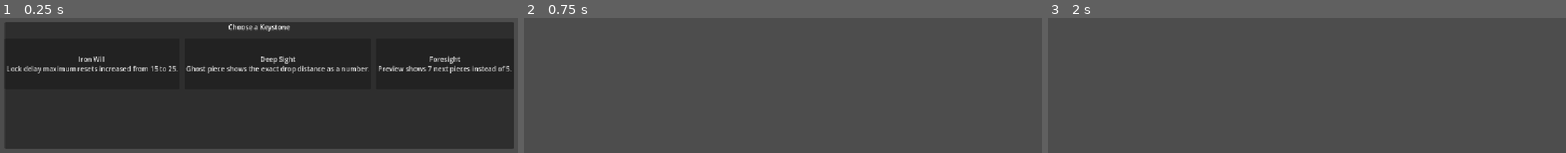
Above: before the commit, frames 1-3 (left to right).
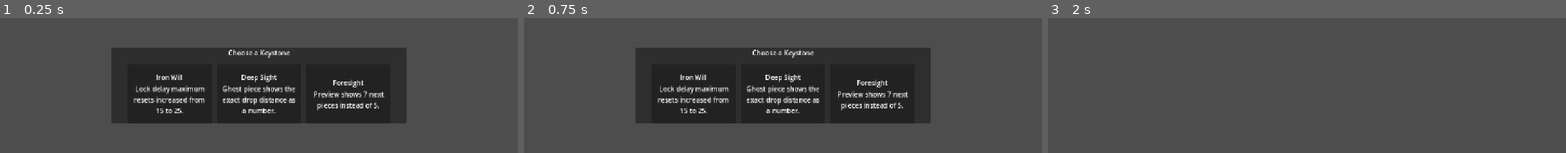
Above: after the commit, the same moments.

Repository: SomeAsianGuy14/tetrouge
Game: Godot game, scene res://scenes/keystone_selection/keystone_selection.tscn
Two runs of this game, one before a commit and one after it. Both use one fixed random seed, a clock stepped at 60 frames per second and the inputs below. This scene is started directly instead of the project's main scene.
Inputs (mouse positions are in pixels of both pictures, inside the frame that each line leads up to):
- Up to frame 1 (0.25 s): no input
- Up to frame 2 (0.75 s): click (617, 63) at 0.5 s, where only the run before the commit has a clickable "Iron Will Lock delay maximum …"
- Up to frame 3 (2 s): click (1218, 93) at 1.27 s

The runs differ from the first frame. In frame 1, 64% of the frame differs, in the area x 0-100%, y 3-97%; in frame 2, 31%; in frame 3, nothing differs.

Commit message:
keystone and run fail cleanup

Diff:
--- a/game/scenes/game/run_manager.gd
+++ b/game/scenes/game/run_manager.gd
@@ -38,6 +38,8 @@
 var _pause_menu: Control = null
 var _board_was_active: bool = false
 var _active_overlay: Control = null
+var _pending_keystone: bool = false
+var _round_ended: bool = false
 
 signal round_ended(success: bool)
 
@@ -67,6 +69,7 @@
 # ── Round start ───────────────────────────────────────────────────────────
 
 func start_round() -> void:
+	_round_ended = false
 	current_config = _build_round_config()
 	hud.setup(current_config)
 	quota_accumulated = 0.0
@@ -306,6 +309,9 @@
 	_end_round(false)
 
 func _end_round(success: bool) -> void:
+	if _round_ended:
+		return
+	_round_ended = true
 	if current_board:
 		current_board.is_active = false
 	if not success:
@@ -323,10 +329,8 @@
 		_show_victory()
 		return
 
-	if was_boss:
-		_show_keystone_selection()
-	else:
-		_show_round_success(speed_bonus, surplus_income)
+	_pending_keystone = was_boss
+	_show_round_success(speed_bonus, surplus_income)
 
 func _calculate_surplus_income() -> int:
 	var income := 0
@@ -353,7 +357,11 @@
 	screen.setup(BASE_PAYOUT, speed_bonus, technique_income_this_round + surplus_income)
 
 func _on_success_proceed() -> void:
-	_show_shop()
+	if _pending_keystone:
+		_pending_keystone = false
+		_show_keystone_selection()
+	else:
+		_show_shop()
 
 func _show_shop() -> void:
 	for child in get_children():
@@ -373,19 +381,11 @@
 func _show_keystone_selection() -> void:
 	var scene: PackedScene = load(SCENE_KEYSTONE_SELECTION)
 	var screen = scene.instantiate()
-	add_child(screen)
+	get_tree().root.add_child(screen)
 	screen.connect("keystone_chosen", _on_keystone_chosen)
 
 func _on_keystone_chosen(_keystone: Keystone) -> void:
-	_show_round_success_after_boss()
-
-func _show_round_success_after_boss() -> void:
-	var scene: PackedScene = load(SCENE_ROUND_SUCCESS)
-	var screen = scene.instantiate()
-	_active_overlay = screen
-	add_child(screen)
-	screen.connect("proceed", _on_success_proceed)
-	screen.setup(BASE_PAYOUT, Economy.calculate_speed_bonus(round_timer, current_config.time_limit), technique_income_this_round)
+	_show_shop()
 
 func _show_failure() -> void:
 	RunSave.delete()
--- a/game/scenes/keystone_selection/keystone_selection.gd
+++ b/game/scenes/keystone_selection/keystone_selection.gd
@@ -31,14 +31,42 @@
 func _populate_options() -> void:
 	for child in options_container.get_children():
 		child.queue_free()
+	options_container.alignment = BoxContainer.ALIGNMENT_CENTER
 	for keystone in _offered:
 		var btn := Button.new()
-		btn.text = "%s\n%s" % [keystone.display_name, keystone.description]
-		btn.custom_minimum_size = Vector2(260, 120)
+		btn.custom_minimum_size = Vector2(200, 140)
 		btn.connect("pressed", _on_keystone_selected.bind(keystone))
+
+		var vbox := VBoxContainer.new()
+		vbox.anchor_right = 1.0
+		vbox.anchor_bottom = 1.0
+		vbox.offset_left = 8
+		vbox.offset_top = 8
+		vbox.offset_right = -8
+		vbox.offset_bottom = -8
+		vbox.alignment = BoxContainer.ALIGNMENT_CENTER
+		vbox.mouse_filter = Control.MOUSE_FILTER_IGNORE
+
+		var name_lbl := Label.new()
+		name_lbl.text = keystone.display_name
+		name_lbl.horizontal_alignment = HORIZONTAL_ALIGNMENT_CENTER
+		name_lbl.add_theme_font_size_override("font_size", 16)
+		name_lbl.mouse_filter = Control.MOUSE_FILTER_IGNORE
+
+		var desc_lbl := Label.new()
+		desc_lbl.text = keystone.description
+		desc_lbl.horizontal_alignment = HORIZONTAL_ALIGNMENT_CENTER
+		desc_lbl.autowrap_mode = TextServer.AUTOWRAP_WORD
+		desc_lbl.size_flags_horizontal = Control.SIZE_EXPAND_FILL
+		desc_lbl.mouse_filter = Control.MOUSE_FILTER_IGNORE
+
+		vbox.add_child(name_lbl)
+		vbox.add_child(desc_lbl)
+		btn.add_child(vbox)
 		options_container.add_child(btn)
 
 func _on_keystone_selected(keystone: Keystone) -> void:
 	RunState.add_keystone(keystone)
+	hide()
+	emit_signal("keystone_chosen", keystone)
 	queue_free()
-	emit_signal("keystone_chosen", keystone)
--- a/game/scenes/keystone_selection/keystone_selection.tscn
+++ b/game/scenes/keystone_selection/keystone_selection.tscn
@@ -16,10 +16,7 @@
 anchor_top = 0.5
 anchor_right = 0.5
 anchor_bottom = 0.5
-offset_left = -450.0
-offset_top = -150.0
-offset_right = 450.0
-offset_bottom = 150.0
+custom_minimum_size = Vector2(700, 0)
 
 [node name="VBox" type="VBoxContainer" parent="Panel"]
 theme_override_constants/separation = 16
--- a/game/scenes/screens/round_success.gd
+++ b/game/scenes/screens/round_success.gd
@@ -17,5 +17,5 @@
 	proceed_button.connect("pressed", _on_proceed)
 
 func _on_proceed() -> void:
+	emit_signal("proceed")
 	queue_free()
-	emit_signal("proceed")
--- a/game/scenes/screens/run_failure.gd
+++ b/game/scenes/screens/run_failure.gd
@@ -11,7 +11,16 @@
 	menu_button.connect("pressed", _on_menu)
 
 func _on_restart() -> void:
-	get_tree().change_scene_to_file("res://scenes/game/run_manager.tscn")
+	RunSave.delete()
+	var run_scene: PackedScene = load("res://scenes/game/run_manager.tscn")
+	var run := run_scene.instantiate()
+	get_tree().root.add_child(run)
+	get_parent().queue_free()
+	run.start_run()
 
 func _on_menu() -> void:
-	get_tree().change_scene_to_file("res://scenes/main_menu/main_menu.tscn")
+	RunState.reset()
+	Economy.reset()
+	var scene: PackedScene = load("res://scenes/main_menu/main_menu.tscn")
+	get_tree().root.add_child(scene.instantiate())
+	get_parent().queue_free()
--- a/game/scenes/screens/run_failure.tscn
+++ b/game/scenes/screens/run_failure.tscn
@@ -1,6 +1,17 @@
-[gd_scene load_steps=2 format=3]
+[gd_scene load_steps=3 format=3]
 
 [ext_resource type="Script" path="res://scenes/screens/run_failure.gd" id="1"]
+
+[sub_resource type="StyleBoxFlat" id="StyleBoxFlat_1"]
+bg_color = Color(0.1, 0.1, 0.1, 0.95)
+corner_radius_top_left = 6
+corner_radius_top_right = 6
+corner_radius_bottom_right = 6
+corner_radius_bottom_left = 6
+content_margin_left = 16.0
+content_margin_top = 16.0
+content_margin_right = 16.0
+content_margin_bottom = 16.0
 
 [node name="RunFailure" type="Control"]
 layout_mode = 3
@@ -20,6 +31,7 @@
 offset_top = -130.0
 offset_right = 200.0
 offset_bottom = 130.0
+theme_override_styles/panel = SubResource("StyleBoxFlat_1")
 
 [node name="VBox" type="VBoxContainer" parent="Panel"]
 theme_override_constants/separation = 12
@@ -30,7 +42,7 @@
 autowrap_mode = 3
 
 [node name="RestartButton" type="Button" parent="Panel/VBox"]
-text = "Try Again"
+text = "New Run"
 
 [node name="MenuButton" type="Button" parent="Panel/VBox"]
 text = "Main Menu"
Not shown, added: openspec/changes/archive/2026-05-23-keystone-fail-menu-cleanup/.openspec.yaml
Not shown, added: openspec/changes/archive/2026-05-23-keystone-fail-menu-cleanup/design.md
Not shown, added: openspec/changes/archive/2026-05-23-keystone-fail-menu-cleanup/proposal.md
Not shown, added: openspec/changes/archive/2026-05-23-keystone-fail-menu-cleanup/specs/augments/spec.md
Not shown, added: openspec/changes/archive/2026-05-23-keystone-fail-menu-cleanup/specs/run-structure/spec.md
Not shown, added: openspec/changes/archive/2026-05-23-keystone-fail-menu-cleanup/tasks.md
Not shown, removed: openspec/changes/keystone-fail-menu-cleanup/tasks.md
Not shown, changed: openspec/specs/augments/spec.md
Not shown, changed: openspec/specs/run-structure/spec.md
